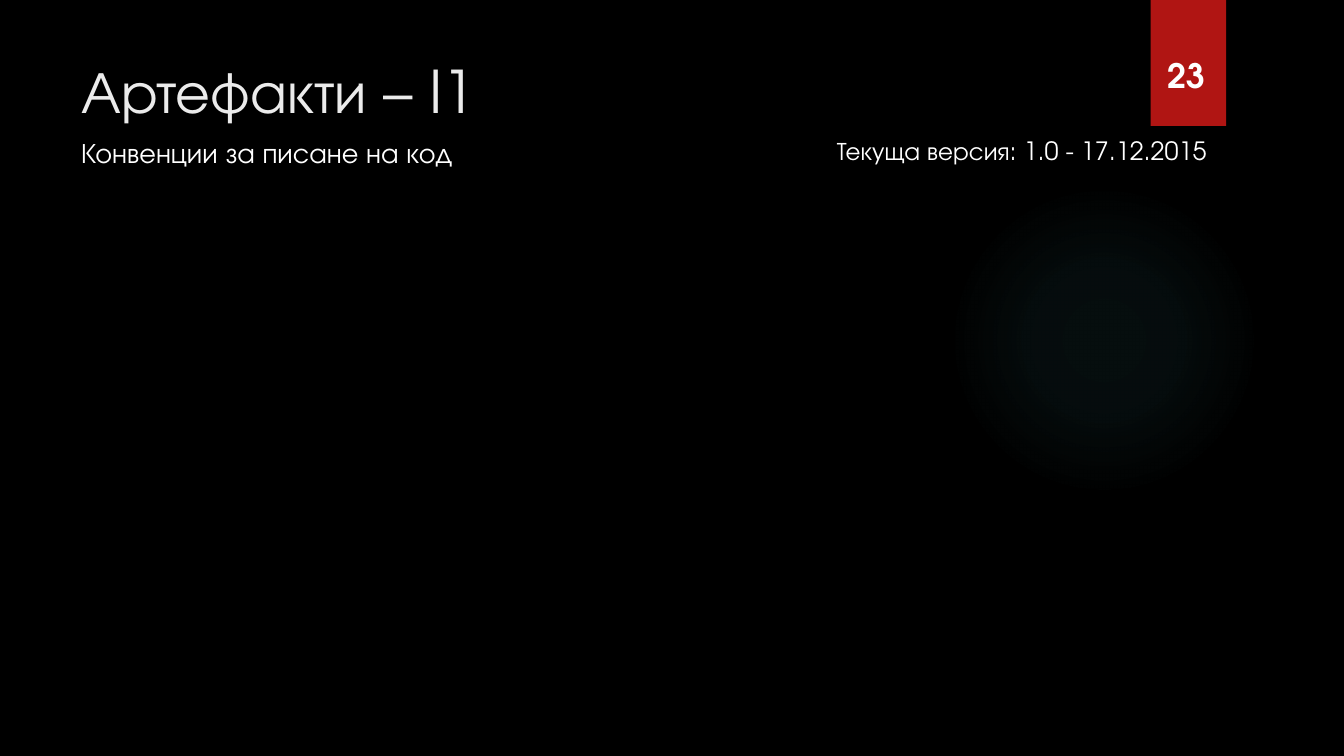
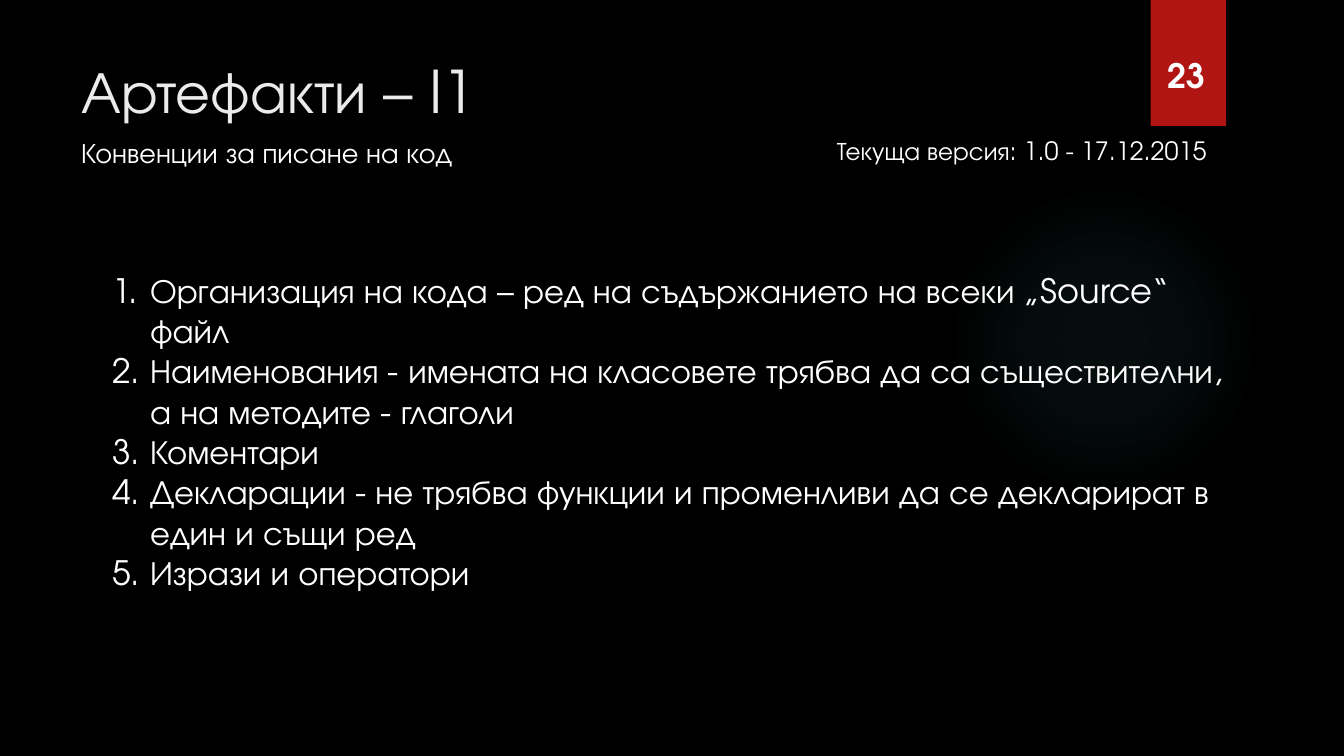
Before and after one commit to fahmiprasetya/PSS, a slide deck: slide 24 of I1/Current_Working_Directory/PSS ZA6TITA/ABM Presentation.pptx. Drawn at 1344x756 pixels with LibreOffice and Linux fonts; fonts in the diff are those of the drawing; background and template pictures are left out. Boxes give left, top, right and bottom in pixels: in the first picture for what was removed or moved away, otherwise in the second. Text is boxed around its words. In the diff, an @@ line names an element or a change of style, - is before the commit and + after.

```diff
--- a/I1/Current_Working_Directory/PSS ZA6TITA/ABM Presentation.pptx
+++ b/I1/Current_Working_Directory/PSS ZA6TITA/ABM Presentation.pptx
@@ text added at [150,277,1213,591], 24 pt, text #FFFFFF @@
+1. Организация на кода – ред на съдържанието на всеки „Source“ файл
+2. Наименования - имената на класовете трябва да са съществителни, а на методите - глаголи
+3. Коментари
+4. Декларации - не трябва функции и променливи да се декларират в един и същи ред
+5. Изрази и оператори
```
Also in this commit, not shown: 8 other slides changed, 6 slides added.
